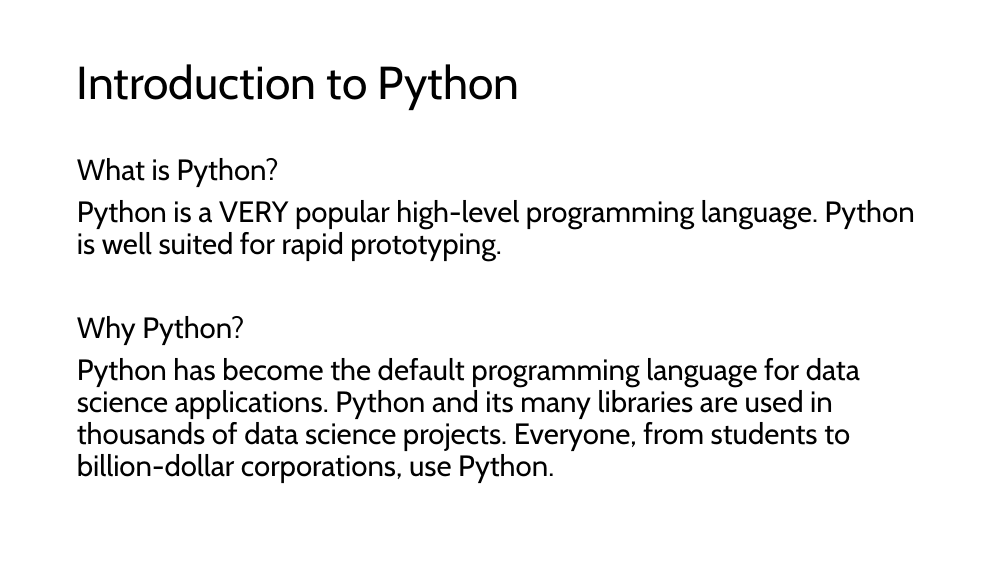
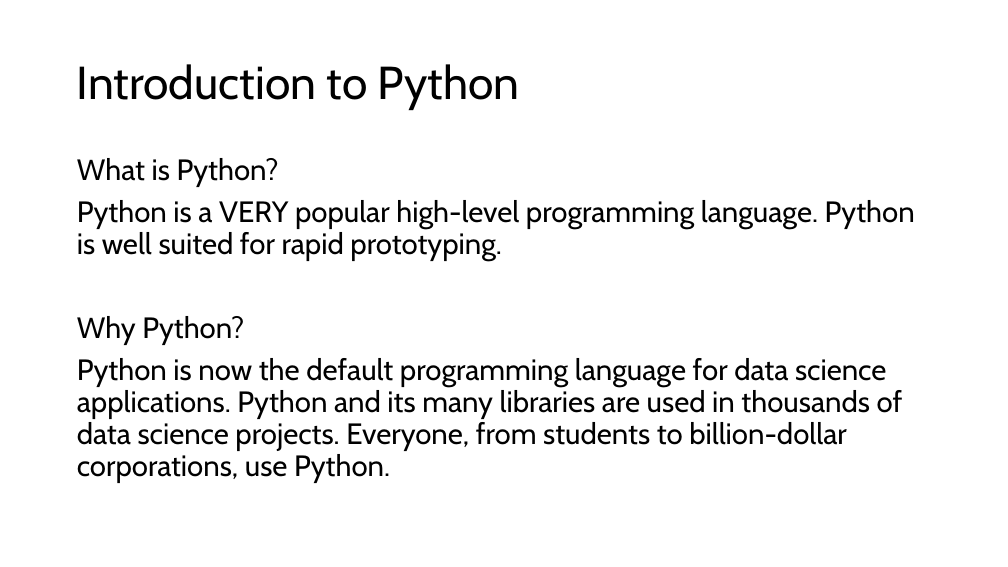
Before and after one commit to dguari1/AIforMovementScience, a slide deck: slide 2 of How to use Python.pptx. Drawn at 1008x567 pixels with LibreOffice and Linux fonts; fonts in the diff are those of the drawing. Boxes give left, top, right and bottom in pixels: in the first picture for what was removed or moved away, otherwise in the second. Text is boxed around its words. In the diff, an @@ line names an element or a change of style, - is before the commit and + after.

```diff
--- a/How to use Python.pptx
+++ b/How to use Python.pptx
@@ text at [77, 358, 903, 483]: text changed @@
-Python has become the default programming language for data science applications. Python and its many libraries are used in thousands of data science projects. Everyone, from students to billion-dollar corporations, use Python.
+Python is now the default programming language for data science applications. Python and its many libraries are used in thousands of data science projects. Everyone, from students to billion-dollar corporations, use Python.
```
Also in this commit, not shown: 5 other slides changed, 1 slide added, 32 other files.
